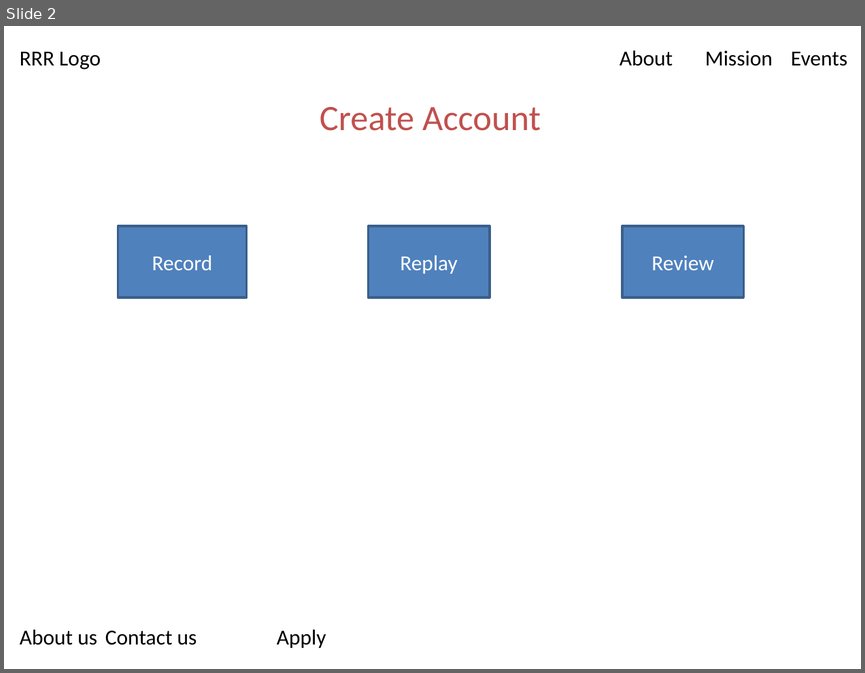
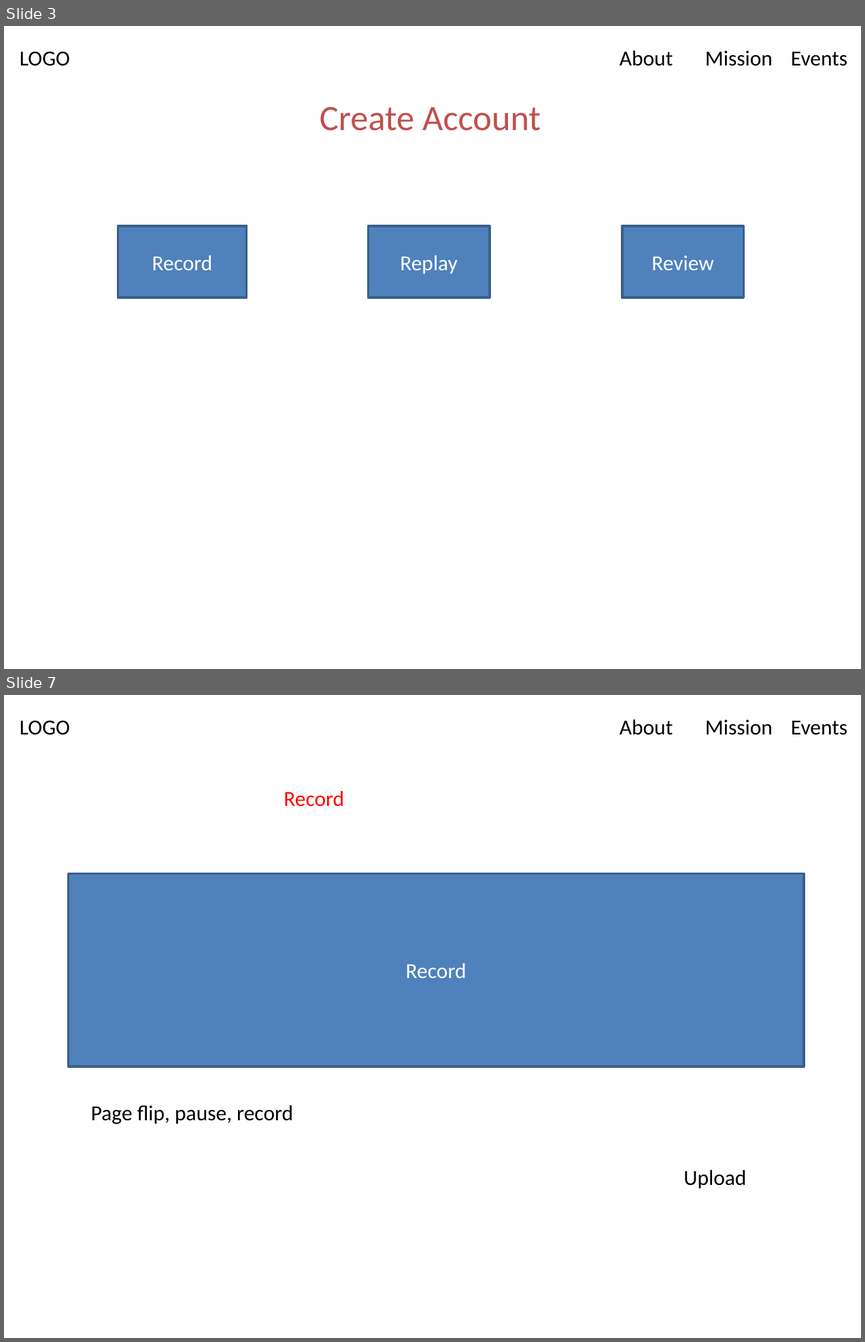
Before and after one commit to mdreid/RRR, a slide deck: Frontend design.pptx. Shown one above the other, each under a label of ours: slide 2 before the commit, slides 3 and 7 after it; the slides between them are not shown. The pictures are 865x673 and 865x1342 pixels, drawn with LibreOffice and Linux fonts; fonts in the diff are those of the drawing. Boxes give left, top, right and bottom in pixels: in the first picture for what was removed or moved away, otherwise in the second. Text is boxed around its words. In the diff, an @@ line names an element or a change of style, - is before the commit and + after.

```diff
--- a/Frontend design.pptx
+++ b/Frontend design.pptx
@@ slide 7 added at [4,695,861,1338], background #FFFFFF; not listed: 1 template element that a slide beside it also shows @@
@@ text added at [283,791,344,807], 18 pt, text #FF0000 @@
+Record
@@ rectangle added at [68,873,804,1066], fill #4F81BD, outline #3A5F8C 2 pt, 18 pt, text #FFFFFF @@
+Record
@@ text added at [91,1105,293,1124], 18 pt, text #000000 @@
+Page flip, pause, record
@@ text added at [683,1170,746,1188], 18 pt, text #000000 @@
+Upload
@@ what was slide 2 is now slide 3 @@
@@ slide 3 changed as well @@
@@ text at [20,50,847,66]: text changed @@
-RRR Logo About Mission Events
+LOGO About Mission Events
@@ text removed at [20,629,326,648] @@
-About us Contact us Apply
```
Also in this commit, not shown: 4 other slides changed, 3 other slides added, 1 slide removed, 4 other files.
